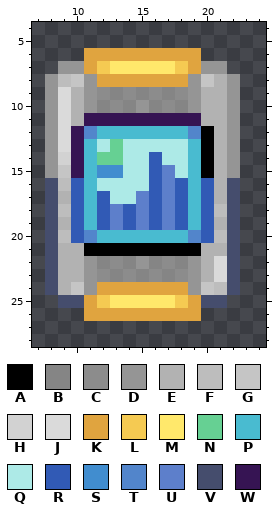
File history of a pixel-art sprite, Resources/Textures/_Sunrise/Objects/Devices/handheld_atmos_console.rsi/icon.png. The picture above is the old version.
The file is 32x32 pixels. Shown: x 7..24, y 4..28.
Palette (. is transparent): A #000000  B #858585  C #8c8c8c  D #959595  E #b2b2b2  F #bdbdbd  G #c5c5c5  H #d2d2d2  J #dadada  K #e0a43f  L #f5ca52  M #ffe86b  N #66d093  P #49bbd0  Q #adeae7  R #315ab5  S #418dcf  T #5285cb  U #5d7fcb  V #454d6d  W #361453
Now the later version:
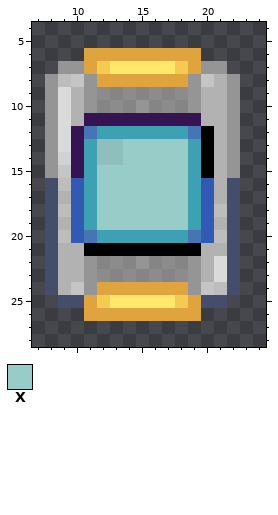
Colours new in this view: X #97ccc9
Difference:
@@ palette @@
-N #66d093
+N #8ebfbd
-P #49bbd0
+P #3ea1b3
-T #5285cb
+T #4774b3
@@ x 10..20 @@
 12 WTPPPPPPPTA
-13 WPQNQQQQQPA
-14 WPNNQQRQQPA
-15 WPSSQQRUQPA
-16 RPQQQQRURPR
-17 RPRQQURURPR
-18 RPRURURURPR
-19 RPRURURURPR
+13 WPNNXXXXXPA
+14 WPNNXXXXXPA
+15 WPXXXXXXXPA
+16 RPXXXXXXXPR
+17 RPXXXXXXXPR
+18 RPXXXXXXXPR
+19 RPXXXXXXXPR
 20 RTPPPPPPPTR
Pixel boxes of the changes (left, top, right, bottom) in both pictures:
changed: (84, 126, 201, 243)
